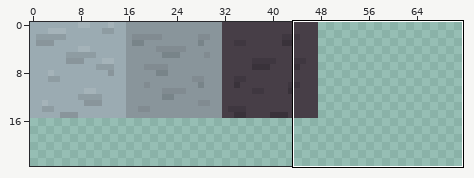
Pixel-art file: DaleAssets/RockSprites.aseprite. Above, an overview of the earlier version with the close-up marked.
Close-up. Earlier state:
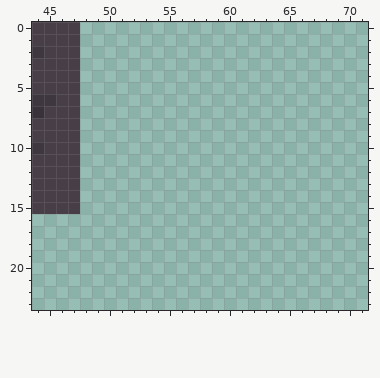
256x256 pixels, 1 frame. Colours within 5 levels of each other are drawn and written as one. Shown: x 44..71, y 0..23. The wide view leaves out empty margins.
And afterwards:
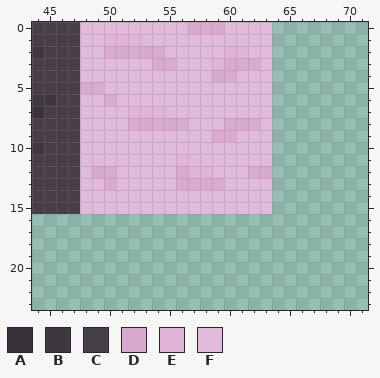
Palette (. is transparent): A #39323a  B #3f3740  C #473e47  D #d9a9d0  E #e1b3d9  F #e1b9da
Edits made:
y 0: x 48..63 ................ -> FFFFFFFFFDDDFFFF
y 1: x 48..63 ................ -> FFEEEFFFFFFFFFFF
y 2: x 48..63 ................ -> FFDDDDDFFFFFEEFF
y 3: x 48..63 ................ -> FFFFFFDDFFFEDDDF
y 4: x 48..63 ................ -> FFFFFFFFFFFDDFFF
y 5: x 48..63 ................ -> DDFFFFFFFFFFFFFF
y 6: x 48..63 ................ -> FFDFFFFFFFFFFFFF
y 7: x 48..63 ................ -> FFFFEEEFFFFFFFFF
y 8: x 48..63 ................ -> FFFFDDDDDFFFDDDF
y 9: x 48..63 ................ -> FFFFFFFFFFFDDFFF
y 10: x 48..63 ................ -> FFFFFFFFFFFFFFFF
y 11: x 48..63 ................ -> FFFFFFFFEFFFFFFF
y 12: x 48..63 ................ -> FDDFFFFFDEEFFFDD
y 13: x 48..63 ................ -> FFDFFFFFDDDDFFFF
y 14..15: x 48..63 ................ -> FFFFFFFFFFFFFFFF
Changed places in both close-ups, as pixel boxes (x1, y1, x2, y2):
added: (80, 22, 272, 214)
